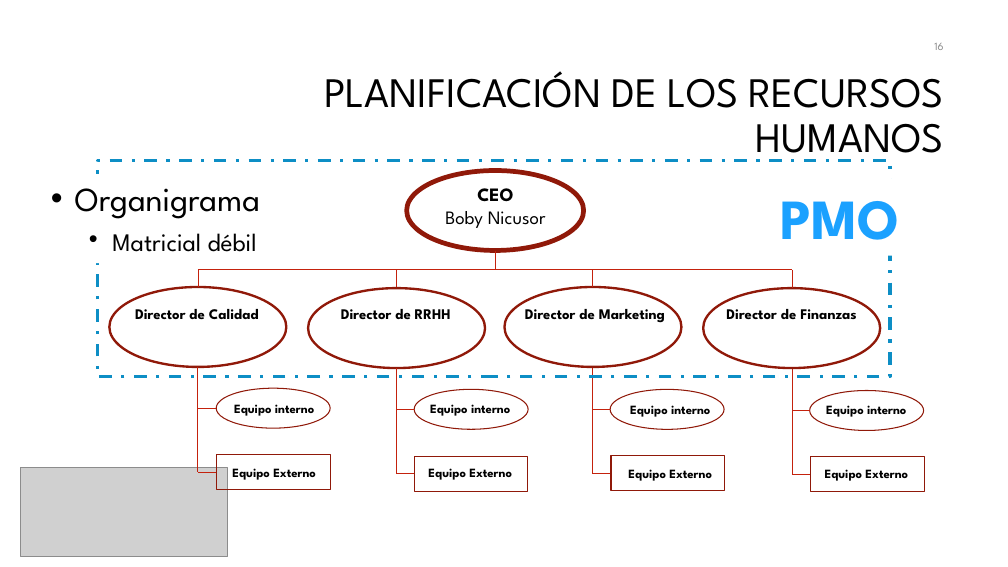
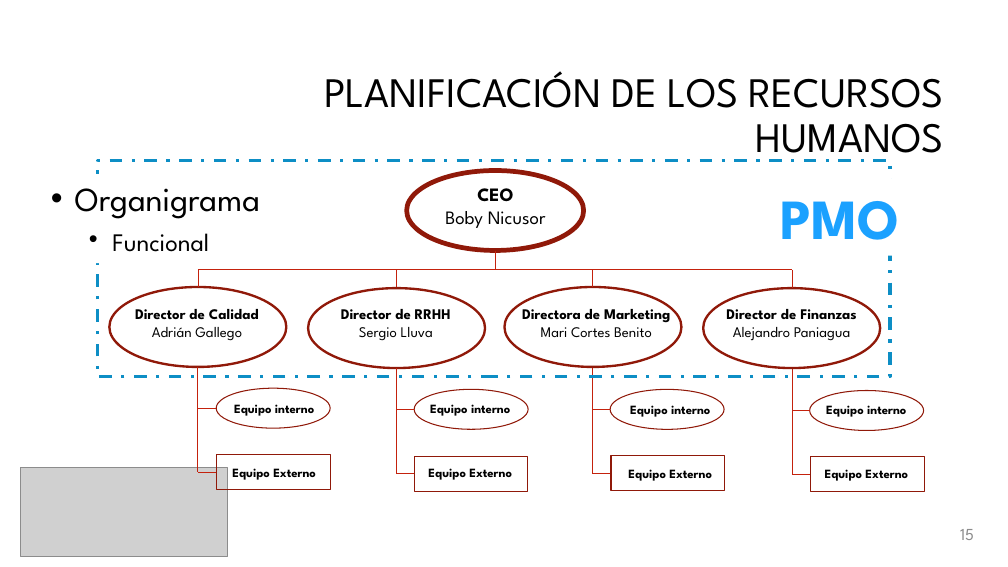
Before and after one commit to galledohm/Gestion_Proyectos, a slide deck: slide 16 of Documentos_generados/3. Gestion de Calidad y RRHH/Presentación3.pptx (slide 17 before the commit). Drawn at 1008x567 pixels with LibreOffice and Linux fonts; fonts in the diff are those of the drawing; grey boxes stand for pictures; background and template pictures are left out. Boxes give left, top, right and bottom in pixels: in the first picture for what was removed or moved away, otherwise in the second. Text is boxed around its words. In the diff, an @@ line names an element or a change of style, - is before the commit and + after.

```diff
--- a/Documentos_generados/3. Gestion de Calidad y RRHH/Presentación3.pptx
+++ b/Documentos_generados/3. Gestion de Calidad y RRHH/Presentación3.pptx
@@ page number removed at bbox=[934, 43, 943, 50] @@
-16
@@ text at bbox=[112, 233, 209, 252]: text changed @@
-  • Matricial débil
+  • Funcional
@@ text at bbox=[152, 327, 242, 341]: paragraph added @@
+Adrián Gallego
@@ text at bbox=[359, 327, 433, 341]: paragraph added @@
+Sergio Lluva
@@ text at bbox=[522, 305, 670, 337]: text changed @@
-Director de Marketing
+Directora de Marketing
+Mari Cortes Benito
@@ text at bbox=[733, 327, 850, 341]: paragraph added @@
+Alejandro Paniagua
@@ page number added at bbox=[960, 529, 974, 540], 16 pt, text #8C8C8C @@
+15
```
Also in this commit, not shown: 7 other slides changed, 1 slide removed.
